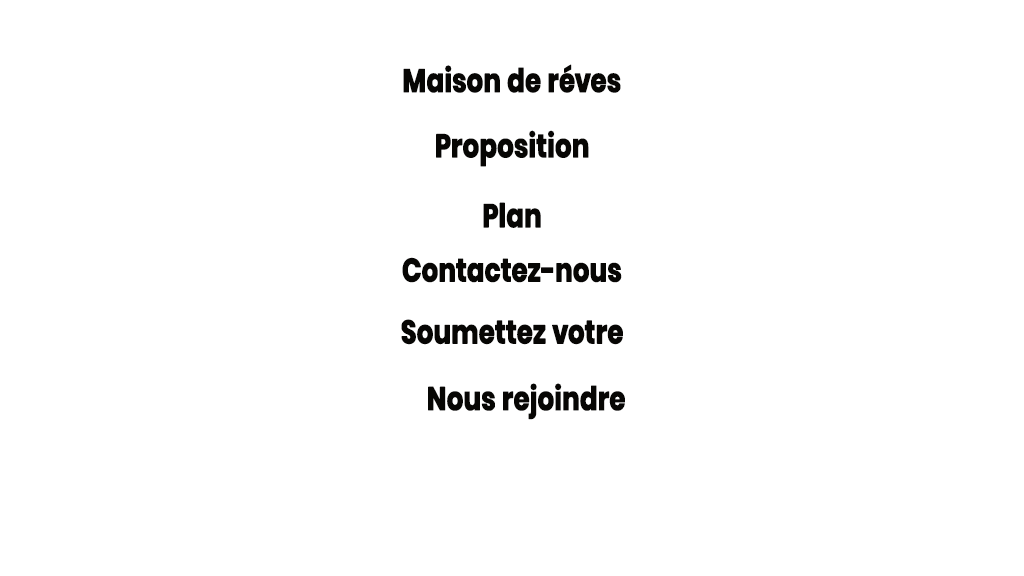
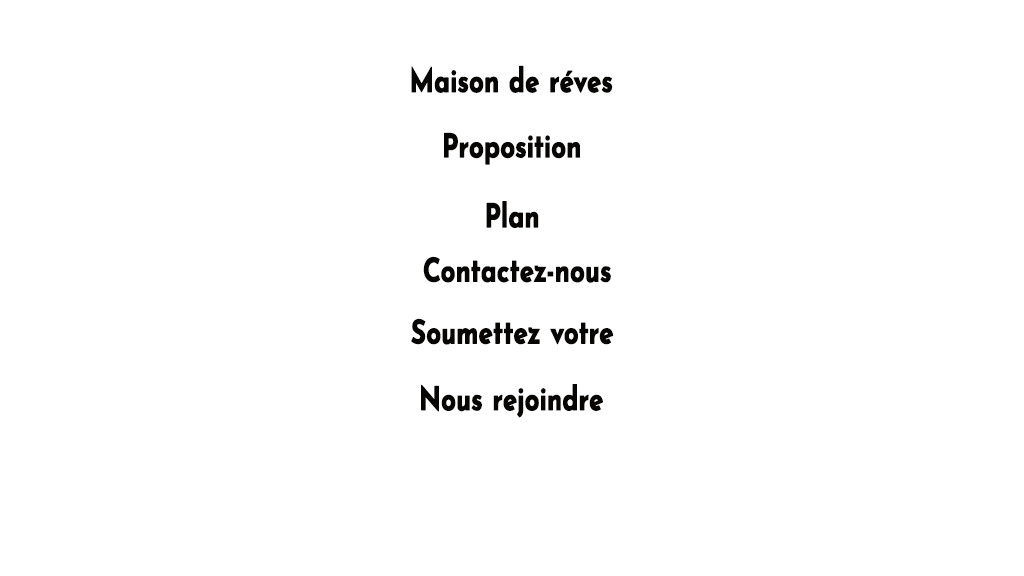
Before/after of a 1024x576 layered artwork. What changed in the layer stack:
painted on "Nous rejoindre" over [421, 383, 625, 420]
painted on "Soumettez votre" over [401, 318, 623, 345]
painted on "Contactez-nous" over [402, 256, 622, 283]
painted on "Plan" over [483, 201, 541, 228]
painted on "Proposition" over [436, 130, 589, 167]
painted on "Maison de réves" over [403, 64, 621, 93]
